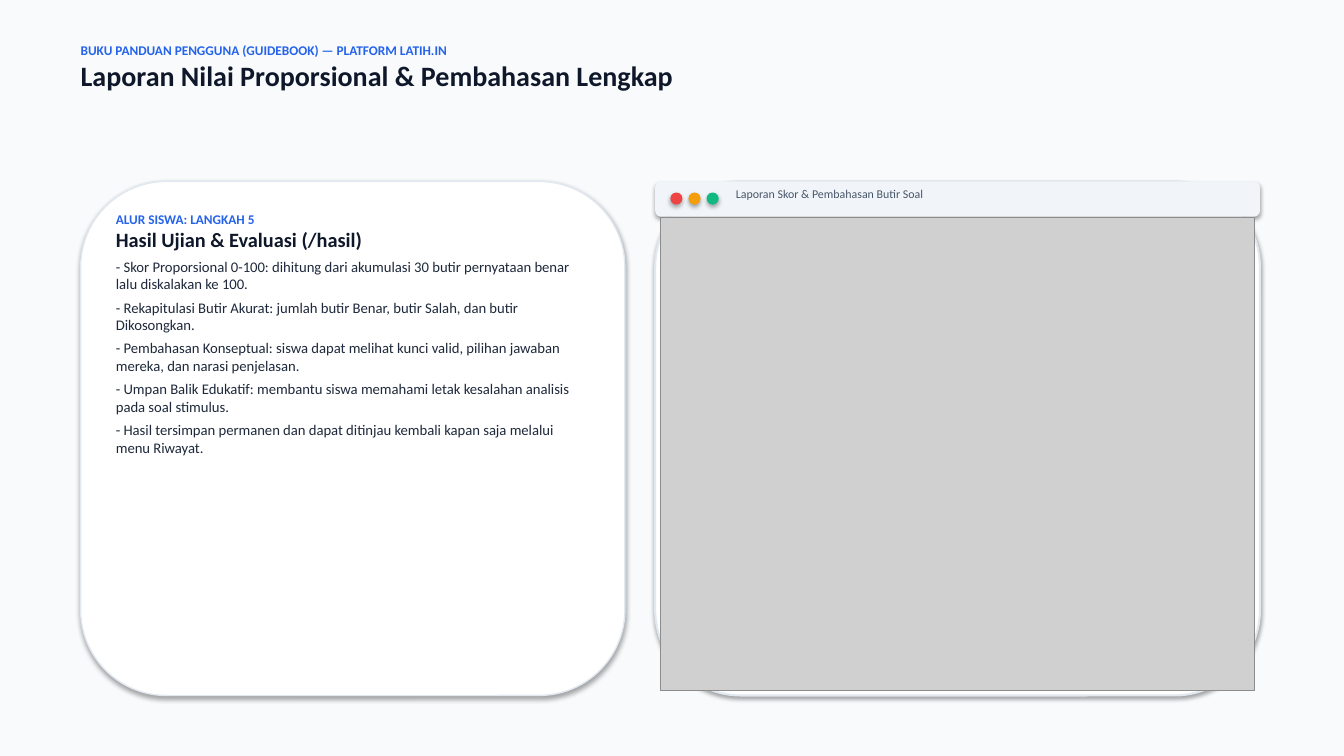
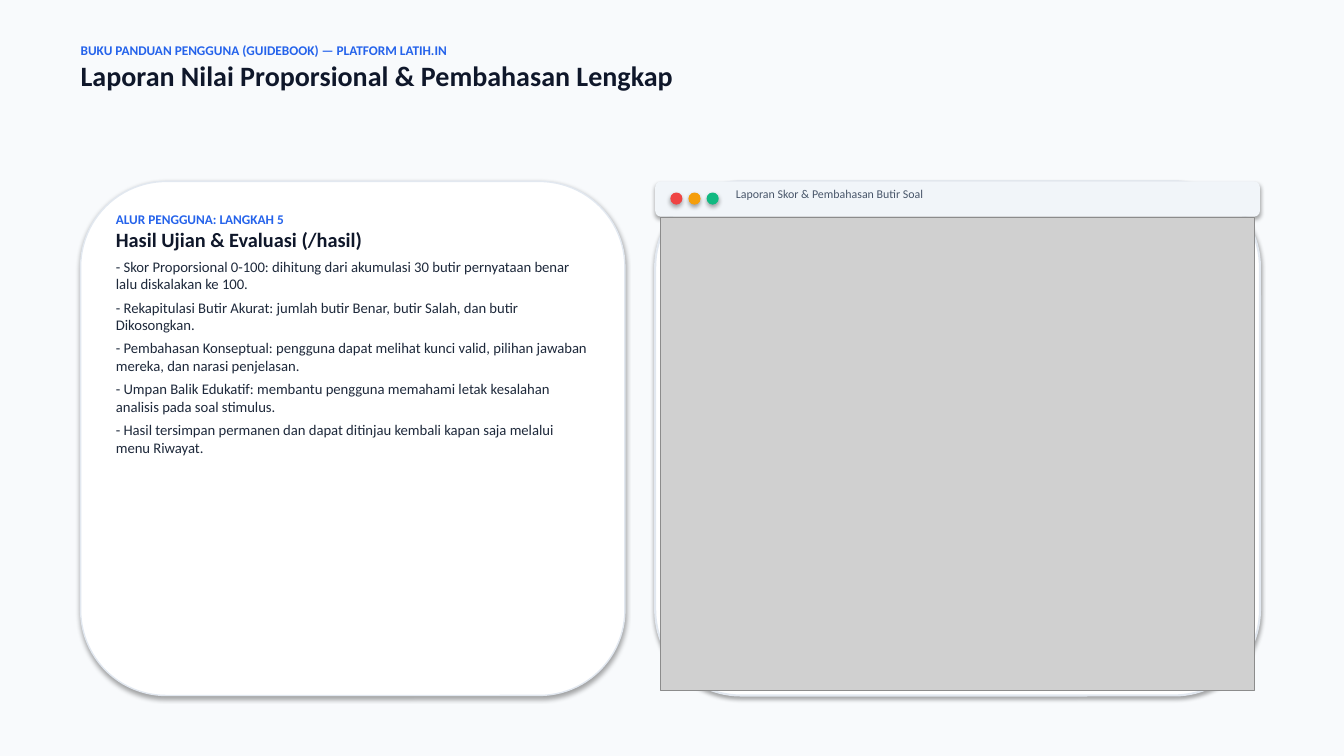
Before and after one commit to Salman-artz/latih.in, a slide deck: slide 9 of guidebook.pptx. Drawn at 1344x756 pixels with LibreOffice and Linux fonts; fonts in the diff are those of the drawing; grey boxes stand for pictures. Boxes give left, top, right and bottom in pixels: in the first picture for what was removed or moved away, otherwise in the second. Text is boxed around its words. In the diff, an @@ line names an element or a change of style, - is before the commit and + after.

Commit message:
refactor(terminology): replace all occurrences of 'siswa' with 'pengguna'

```diff
--- a/guidebook.pptx
+++ b/guidebook.pptx
@@ text at [116,215,284,224]: text changed @@
-ALUR SISWA: LANGKAH 5
+ALUR PENGGUNA: LANGKAH 5
@@ text at [116,342,587,415]: text changed @@
-- Pembahasan Konseptual: siswa dapat melihat kunci valid, pilihan jawaban mereka, dan narasi penjelasan.
-- Umpan Balik Edukatif: membantu siswa memahami letak kesalahan analisis pada soal stimulus.
+- Pembahasan Konseptual: pengguna dapat melihat kunci valid, pilihan jawaban mereka, dan narasi penjelasan.
+- Umpan Balik Edukatif: membantu pengguna memahami letak kesalahan analisis pada soal stimulus.
```
Also in this commit, not shown: 11 other slides changed, 5 other files.
